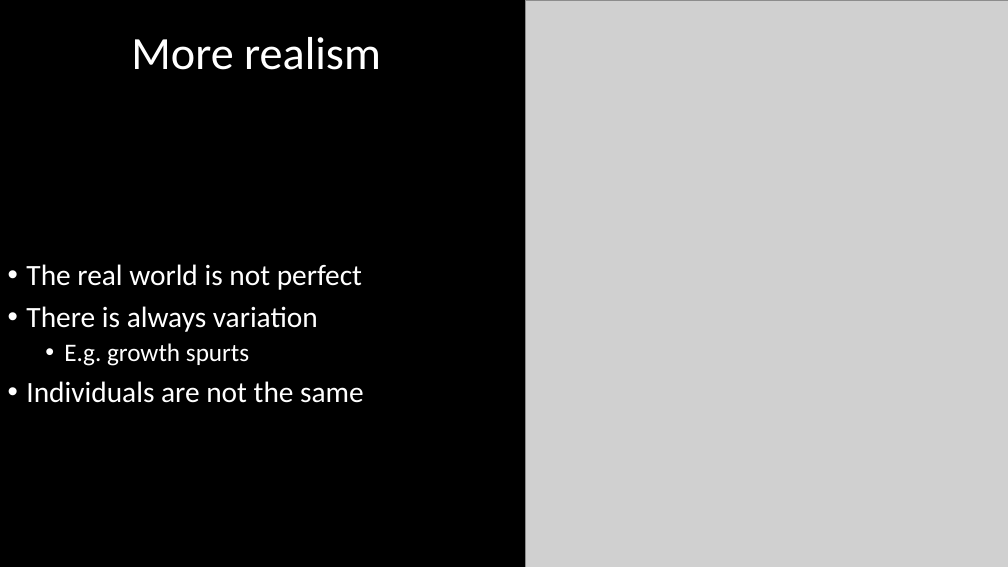
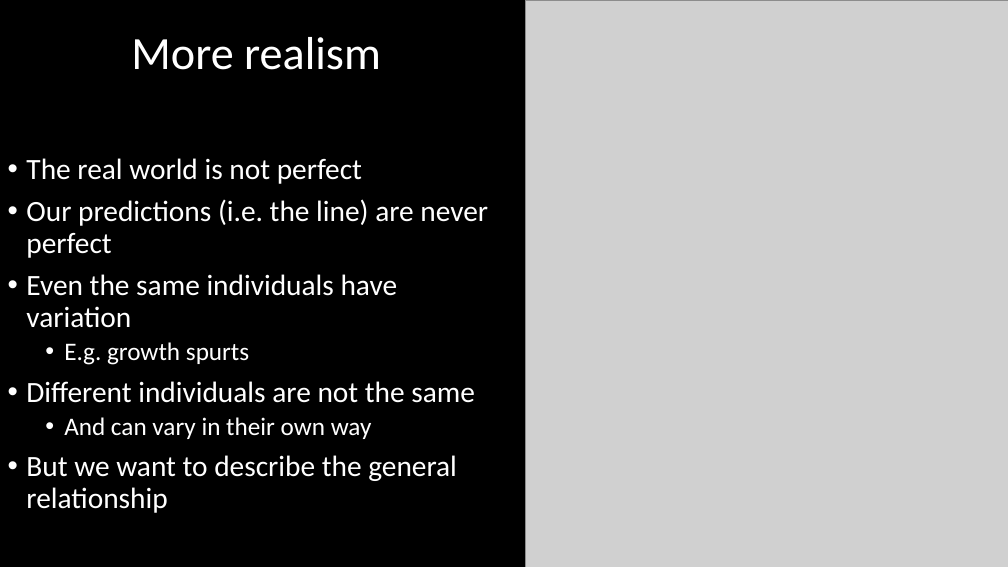
Before and after one commit to DeonRoos/stats-for-biologists, a slide deck: slide 7 of Lecture 2 - lm overview/Slides/Introduction to linear models.pptx (slide 8 before the commit). Drawn at 1008x567 pixels with LibreOffice and Linux fonts; fonts in the diff are those of the drawing; grey boxes stand for pictures. Boxes give left, top, right and bottom in pixels: in the first picture for what was removed or moved away, otherwise in the second. Text is boxed around its words. In the diff, an @@ line names an element or a change of style, - is before the commit and + after.

```diff
--- a/Lecture 2 - lm overview/Slides/Introduction to linear models.pptx
+++ b/Lecture 2 - lm overview/Slides/Introduction to linear models.pptx
@@ text at (26, 199, 488, 328): text changed @@
-• There is always variation
+• Our predictions (i.e. the line) are never perfect
+• Even the same individuals have variation
@@ text at (26, 381, 475, 513): text changed @@
-• Individuals are not the same
+• Different individuals are not the same
+  • And can vary in their own way
+• But we want to describe the general relationship
```
Also in this commit, not shown: 6 other slides changed, 2 slides added, 2 slides removed, 17 other files.
